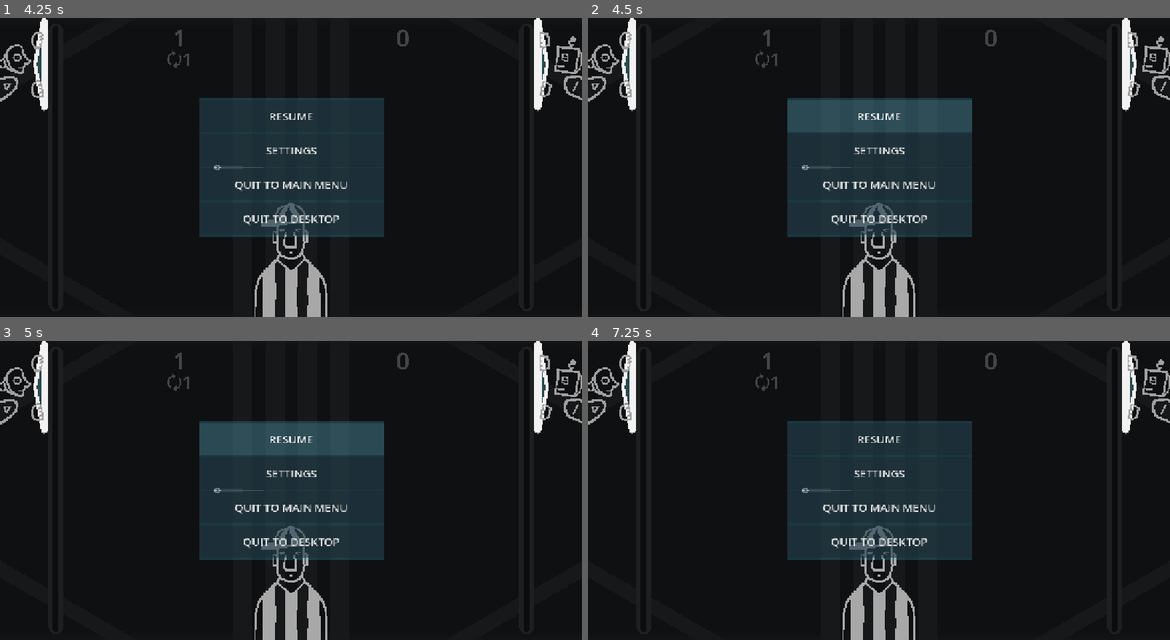
Above: before the commit, frames 1-4 (two rows, left to right).
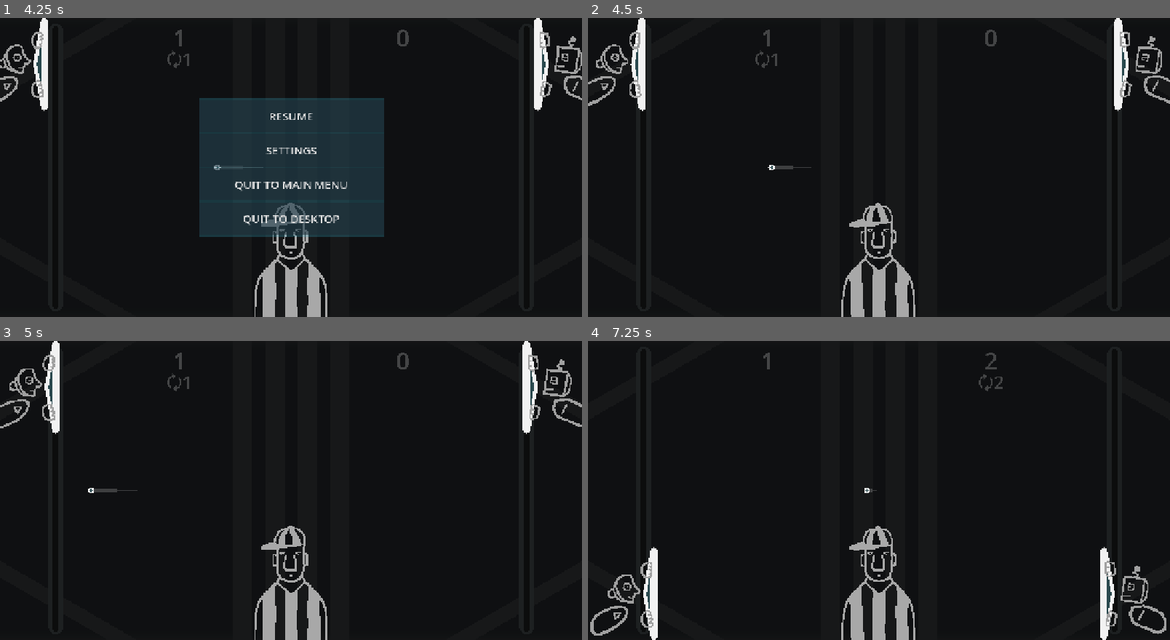
Above: after the commit, the same moments.

Repository: pixerhp/Pixers-Pong
Game: Godot game, scene res://scenes/topscenes/gameplay_topscene.tscn
The game is run twice, just before and just after one commit, with the same random seed, the same clock (stepped at 60 frames per second) and the same inputs.
Inputs (mouse positions are in pixels of both pictures, inside the frame that each line leads up to):
- Up to frame 1 (4.25 s): move the mouse to (419, 152) at 0.52 s; hold D (plr1_bump_right) 0.53-1.28 s; tap Shift (plr1_slow) at 0.6, 2.1, 3.6 s; click (419, 152) at 0.67 s; move the mouse to (174, 182) at 1.27 s; hold S (plr1_down) 1.28-2.03 s; tap Keypad 0 (plr2_slow) at 1.35, 2.85 s; move the mouse to (349, 101) at 2.02 s; hold D (plr1_bump_right) 2.03-2.78 s; move the mouse to (261, 227) at 2.77 s; hold W (plr1_up) 2.78-3.53 s; click (261, 227) at 2.92 s; move the mouse to (465, 212) at 3.52 s; hold A (plr1_bump_left) from 3.53 s (still down); tap Escape (pause_escape) at 4.15 s
- Up to frame 2 (4.5 s): release A (plr1_bump_left) at 4.25 s; click "RESUME" at 4.25 s
- Up to frame 3 (5 s): no input
- Up to frame 4 (7.25 s): move the mouse to (704, 445) at 5.02 s; hold A (plr1_bump_left) 5.03-5.78 s; tap Keypad 0 (plr2_slow) at 5.1, 6.6 s; move the mouse to (908, 490) at 5.77 s; hold S (plr1_down) 5.78-6.53 s; tap Shift (plr1_slow) at 5.85 s; click (908, 490) at 5.92 s; move the mouse to (791, 415) at 6.52 s; hold D (plr1_bump_right) from 6.53 s (still down)

Frame 1 is identical in both runs. In frame 2, 18% of the frame differs, in the area x 0-100%, y 0-100%; in frame 3, 18%; in frame 4, 19%.

Commit message:
Implement resume button

Diff:
--- a/scenes/topscenes/gameplay_topscene.tscn
+++ b/scenes/topscenes/gameplay_topscene.tscn
@@ -432,4 +432,5 @@
 [node name="Spacer2" type="Control" parent="CenteringParent/ClippingParent/PauseMenuContainer/BackPanel/VBoxContainer" unique_id=631958866]
 layout_mode = 2
 
+[connection signal="pressed" from="CenteringParent/ClippingParent/PauseMenuContainer/BackPanel/VBoxContainer/ResumeButton" to="." method="_on_resume_button_pressed"]
 [connection signal="pressed" from="CenteringParent/ClippingParent/PauseMenuContainer/BackPanel/VBoxContainer/QuitToDeskButton" to="." method="_on_quit_to_desk_button_pressed"]
--- a/scripts/gameplay_script.gd
+++ b/scripts/gameplay_script.gd
@@ -85,27 +85,31 @@
 func checkdo_toggle_pause():
 	if Input.is_action_just_pressed("pause_escape"):
 		if is_game_paused == false:
-			%LeftPaddle/%AnimChar.pause()
-			%RightPaddle/%AnimChar.pause()
-			%Referee.pause()
-			paused_start_time = Time.get_ticks_msec()
-			is_game_paused = true
-			%PauseMenuContainer.visible = true
-		else:
-			var paused_duration: int = Time.get_ticks_msec() - paused_start_time
-			%LeftPaddle.set_meta("sidebump_time", %LeftPaddle.get_meta("sidebump_time") + paused_duration)
-			%RightPaddle.set_meta("sidebump_time", %RightPaddle.get_meta("sidebump_time") + paused_duration)
-			%LeftPaddle/%MeshContainer.set_meta("knockback_time", %LeftPaddle/%MeshContainer.get_meta("knockback_time") + paused_duration)
-			%RightPaddle/%MeshContainer.set_meta("knockback_time", %RightPaddle/%MeshContainer.get_meta("knockback_time") + paused_duration)
-			%LeftPaddle/%AnimChar.set_meta("time_surprised", %LeftPaddle/%AnimChar.get_meta("time_surprised") + paused_duration)
-			%RightPaddle/%AnimChar.set_meta("time_surprised", %RightPaddle/%AnimChar.get_meta("time_surprised") + paused_duration)
-			%LeftPaddle/%AnimChar.play()
-			%RightPaddle/%AnimChar.play()
-			%Referee.play()
-			for i in range(balltrail_times.size()):
-				balltrail_times[i] += paused_duration
-			is_game_paused = false
-			%PauseMenuContainer.visible = false
+			initiate_pause()
+		else:
+			initiate_unpause()
+func initiate_pause():
+	%LeftPaddle/%AnimChar.pause()
+	%RightPaddle/%AnimChar.pause()
+	%Referee.pause()
+	paused_start_time = Time.get_ticks_msec()
+	is_game_paused = true
+	%PauseMenuContainer.visible = true
+func initiate_unpause():
+	var paused_duration: int = Time.get_ticks_msec() - paused_start_time
+	%LeftPaddle.set_meta("sidebump_time", %LeftPaddle.get_meta("sidebump_time") + paused_duration)
+	%RightPaddle.set_meta("sidebump_time", %RightPaddle.get_meta("sidebump_time") + paused_duration)
+	%LeftPaddle/%MeshContainer.set_meta("knockback_time", %LeftPaddle/%MeshContainer.get_meta("knockback_time") + paused_duration)
+	%RightPaddle/%MeshContainer.set_meta("knockback_time", %RightPaddle/%MeshContainer.get_meta("knockback_time") + paused_duration)
+	%LeftPaddle/%AnimChar.set_meta("time_surprised", %LeftPaddle/%AnimChar.get_meta("time_surprised") + paused_duration)
+	%RightPaddle/%AnimChar.set_meta("time_surprised", %RightPaddle/%AnimChar.get_meta("time_surprised") + paused_duration)
+	%LeftPaddle/%AnimChar.play()
+	%RightPaddle/%AnimChar.play()
+	%Referee.play()
+	for i in range(balltrail_times.size()):
+		balltrail_times[i] += paused_duration
+	is_game_paused = false
+	%PauseMenuContainer.visible = false
 
 func handle_paddle_ai(is_plr_2: bool, ai_mode):
 	var paddle_noderef: Node2D = %RightPaddle if is_plr_2 else %LeftPaddle
@@ -427,5 +431,8 @@
 	%BallTrail.points = balltrail_positions
 
 
+func _on_resume_button_pressed():
+	initiate_unpause()
+
 func _on_quit_to_desk_button_pressed():
 	get_tree().quit()
